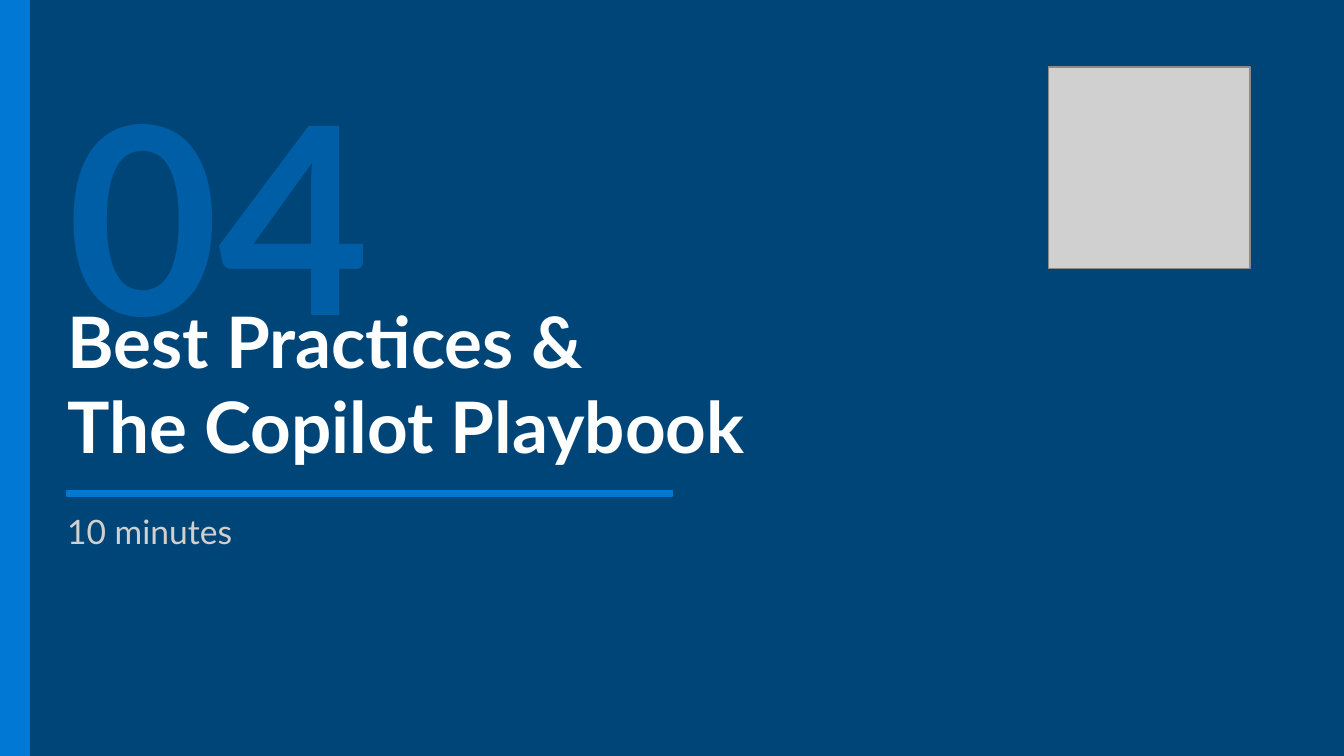
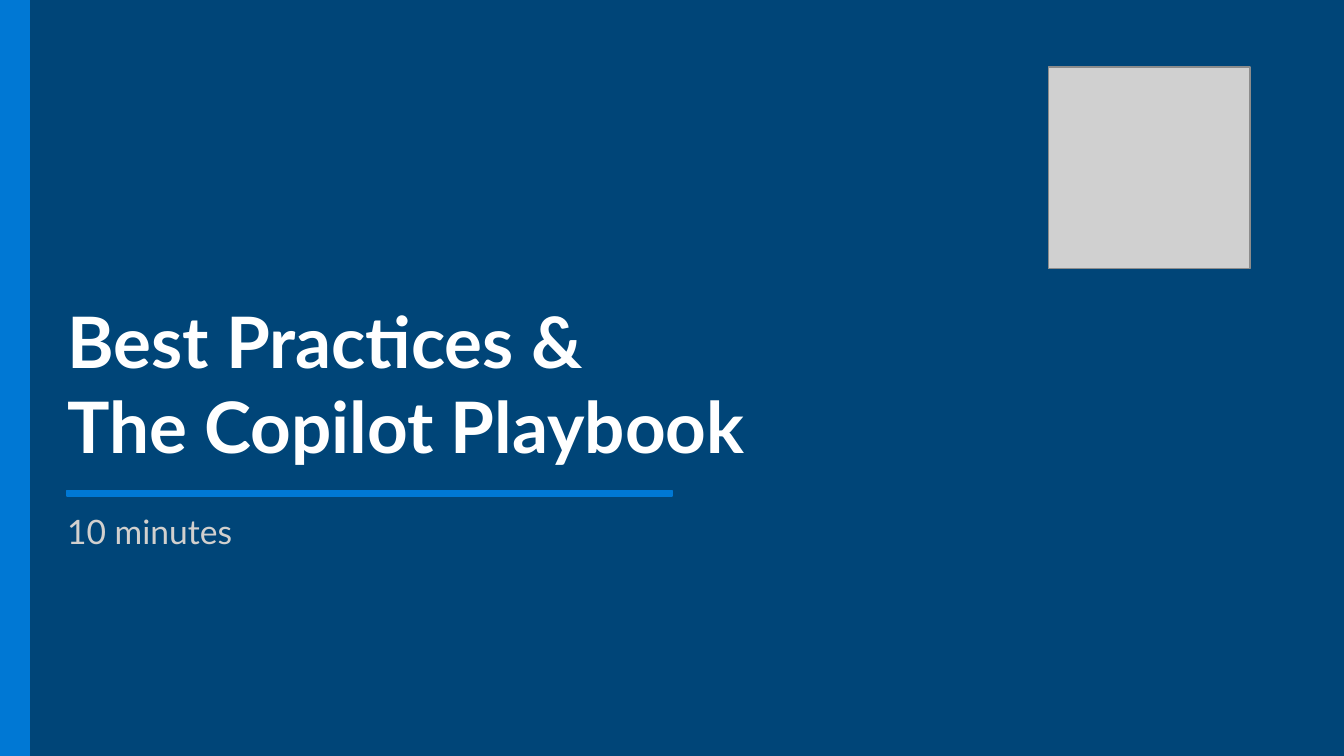
Before and after one commit to matziq/copilot-training-docs, a slide deck: slide 20 of files/Copilot_Training_Deck.pptx. Drawn at 1344x756 pixels with LibreOffice and Linux fonts; fonts in the diff are those of the drawing; grey boxes stand for pictures. Boxes give left, top, right and bottom in pixels: in the first picture for what was removed or moved away, otherwise in the second. Text is boxed around its words. In the diff, an @@ line names an element or a change of style, - is before the commit and + after.

```diff
--- a/files/Copilot_Training_Deck.pptx
+++ b/files/Copilot_Training_Deck.pptx
@@ text removed at [67,124,370,361] @@
-04
```
Also in this commit, not shown: 8 other slides changed, 2 slides added, 1 slide removed, 2 other files.
